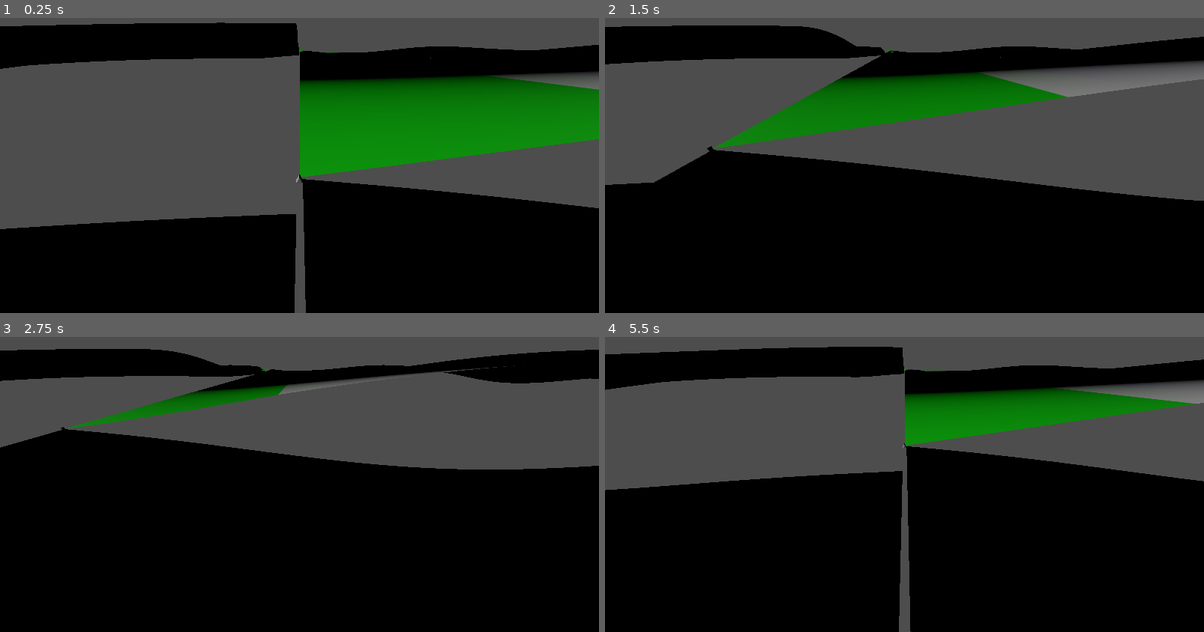
Above: before the commit, frames 1-4 (two rows, left to right).
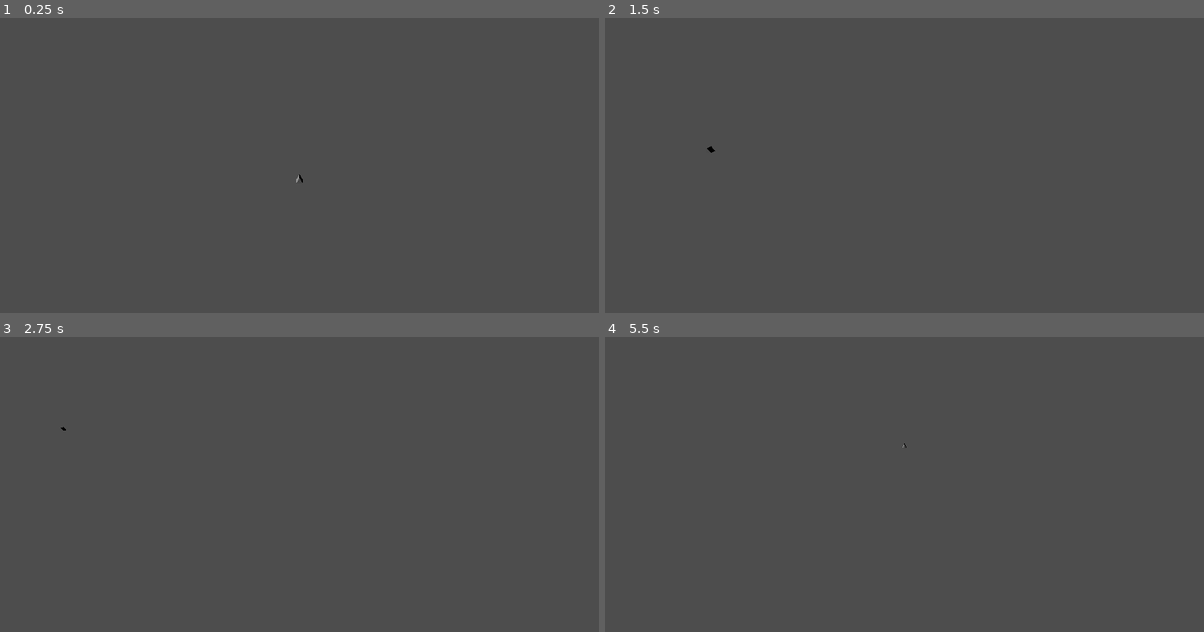
Above: after the commit, the same moments.

Repository: tommyrobot666/pod-studios-mobile-game
Game: Godot game, scene res://level.tscn
Two runs of this game, one before a commit and one after it. Both use one fixed random seed, a clock stepped at 60 frames per second and the inputs below. The project has no main scene, so this scene is started directly.
Inputs:
- Up to frame 1 (0.25 s): no input
- Up to frame 2 (1.5 s): tap Enter at 0.5 s; hold Right (ui_right) 0.53-1.28 s; hold Down (ui_down) from 1.28 s (still down)
- Up to frame 3 (2.75 s): release Down (ui_down) at 2.03 s; hold Right (ui_right) from 2.03 s (still down)
- Up to frame 4 (5.5 s): release Right (ui_right) at 2.78 s; hold Up (ui_up) 2.78-3.53 s; hold Left (ui_left) 3.53-5.03 s; hold Down (ui_down) from 5.03 s (still down)

The runs differ from the first frame. In frame 1, 60% of the frame differs, in the area x 0-100%, y 1-100%; in frame 2, 63%; in frame 3, 69%, in the area x 0-100%, y 4-100%; in frame 4, 68%.

Commit message:
made world-generatior core

Diff:
--- a/level.tscn
+++ b/level.tscn
@@ -1,7 +1,7 @@
 [gd_scene load_steps=5 format=3 uid="uid://pjmsvh0g32cc"]
 
-[ext_resource type="Script" uid="uid://cioij2ujr2dqp" path="res://world-generator/world_generation.gd" id="1_u52ul"]
-[ext_resource type="Script" uid="uid://dxbvjyt5ttin8" path="res://camera_3d.gd" id="2_vonw3"]
+[ext_resource type="Script" uid="uid://cioij2ujr2dqp" path="res://world-generator/core/world_generation.gd" id="1_u52ul"]
+[ext_resource type="Script" uid="uid://dxbvjyt5ttin8" path="res://debug/camera_3d.gd" id="2_vonw3"]
 
 [sub_resource type="FastNoiseLite" id="FastNoiseLite_vonw3"]
 noise_type = 3
--- a/world-generator/chunk_node.gd
+++ /dev/null
@@ -1,4 +0,0 @@
-extends Node
-class_name ChunkNode
-
-var pos:Vector2
--- /dev/null
+++ b/world-generator/core/chunk_generator_placement.gd
@@ -0,0 +1,9 @@
+extends RefCounted
+class_name ChunkGeneratorPlacement
+
+var position:Vector3 #position in chunk
+var variant:int #varient index
+
+func _init(position:Vector3,variant:int) -> void:
+	self.position = position
+	self.variant = variant
--- /dev/null
+++ b/world-generator/core/chunk_generators_entry.gd
@@ -0,0 +1,11 @@
+extends RefCounted
+class_name ChunkGeneratorsEntry
+
+var generator:Callable #func(seed:int,chunk_pos:Vector2i,get_mesh_height_at:Callable) -> Array[ChunkGeneratorOutput]
+var instance_scenes:Array[PackedScene] #different varients, like rotations or colors
+var feature_location:FeatureLocation #the node that the generated chunks will be childs of
+
+func _init(generator:Callable,instance_scenes:Array[PackedScene],feature_location:FeatureLocation) -> void:
+	self.generator = generator
+	self.instance_scenes = instance_scenes
+	self.feature_location = feature_location
--- /dev/null
+++ b/world-generator/core/chunk_node.gd
@@ -0,0 +1,8 @@
+extends Node3D
+class_name ChunkNode
+
+var chunk_pos:Vector2i
+
+func _process(delta: float) -> void:
+	if (get_parent() as FeatureLocation).delete_offscreen:
+		pass
--- a/world-generator/generation_location.gd
+++ b/world-generator/core/feature_location.gd
@@ -1,11 +1,7 @@
 extends Node
-class_name GenerationLocation
+class_name FeatureLocation
 
 @export var delete_offscreen = false
-
-func _process(delta: float) -> void:
-	if delete_offscreen:
-		pass
 
 func save_all_chunks():
 	pass
--- /dev/null
+++ b/world-generator/core/world_generation.gd
@@ -0,0 +1,108 @@
+extends MeshInstance3D
+class_name WorldGeneration
+#to use this class, extend it and...
+#override _get_mesh_height_at,_get_mesh_color_at
+#add entries to chunk_generators
+
+const CHUNK_SIZE = 500
+@export_group("debug")
+@export var noise = FastNoiseLite.new()
+
+var seed = 0
+var generated_chunks = []
+var chunk_generators:Array[ChunkGeneratorsEntry]
+
+func _ready() -> void:
+	pre_generate_chunks(-1,-1,1,1)
+	create_mesh(100,200)
+	material_override = preload("res://world-generator/core/new_standard_material_3d.tres")
+
+func pre_generate_chunks(x1,y1,x2,y2):
+	var pos = null
+	for x in range(x1,x2+1):
+		for y in range(y1,y2+1):
+			pos = Vector2(x,y)
+			if not generated_chunks.has(pos):
+				generate_chunk(x,y,seed)
+
+func create_chunk_node(x:int,y:int,feature_location:FeatureLocation):
+	var chunk_node = ChunkNode.new()
+	chunk_node.name = str(x)+","+str(y)
+	chunk_node.chunk_pos = Vector2i(x,y)
+	chunk_node.position = Vector3(x*CHUNK_SIZE,0,y*CHUNK_SIZE)
+	feature_location.add_child(chunk_node)
+	return chunk_node
+
+func generate_chunk(x:int,y:int,seed:int):
+	for chunk_generator in chunk_generators:
+		var chunk_node = create_chunk_node(x,y,chunk_generator.feature_location)
+		var placements:Array[ChunkGeneratorPlacement] = chunk_generator.generator.call(seed,Vector2i(x,y))
+		for placement in placements:
+			var new_instance = chunk_generator.instance_scenes[placement.variant].instantiate()
+			new_instance.position = placement.position
+			chunk_node.add_child(new_instance)
+
+	generated_chunks.append(Vector2(x,y))
+
+func create_mesh(size:int,detail:int):
+	mesh = ArrayMesh.new()
+
+	var surface_array = []
+	surface_array.resize(Mesh.ARRAY_MAX)
+	var verts = PackedVector3Array()
+	var uvs = PackedVector2Array()
+	var normals = PackedVector3Array()
+	var indices = PackedInt32Array()
+	var colors = PackedColorArray()
+
+	var segment_len:float = size as float/detail
+	for row in range(detail):
+		for column in range(detail):
+			verts.append(Vector3(segment_len*row - segment_len*row/2,0,segment_len*column - segment_len*column/2))
+			colors.append(Color.WHITE)
+			#normals.append(Vector3.UP)
+			normals.append((verts[verts.size()-1] as Vector3).normalized())
+			uvs.append(Vector2(row as float/detail,column as float/detail))
+
+			if row < detail-2:
+				var first_point = row*detail + column
+				indices.append(first_point)
+				indices.append(first_point+1)
+				indices.append(first_point+detail)
+
+				indices.append(first_point+1)
+				indices.append(first_point+detail+1)
+				indices.append(first_point+detail)
+
+	surface_array[Mesh.ARRAY_VERTEX] = verts
+	surface_array[Mesh.ARRAY_TEX_UV] = uvs
+	surface_array[Mesh.ARRAY_NORMAL] = normals
+	surface_array[Mesh.ARRAY_INDEX] = indices
+	surface_array[Mesh.ARRAY_COLOR] = colors
+	mesh.add_surface_from_arrays(Mesh.PRIMITIVE_TRIANGLES, surface_array)
+
+func move_to_camera():
+	var cam:Camera3D = get_tree().root.get_camera_3d()
+	global_position = cam.global_position
+	global_position.y = 0
+	update_mesh()
+
+func update_mesh():
+	var data_tool = MeshDataTool.new()
+	data_tool.create_from_surface(mesh,0)
+	for i in range(data_tool.get_vertex_count()):
+		var vertex:Vector3 = data_tool.get_vertex(i)
+		var pos = Vector2(position.x + vertex.x, position.y + vertex.y)
+		var chunk_pos = Vector2i(pos.floor()/CHUNK_SIZE)
+		var pos_in_chunk = Vector2(fmod(pos.x,CHUNK_SIZE),fmod(pos.y,CHUNK_SIZE))
+		vertex.y = _get_mesh_height_at(chunk_pos,pos_in_chunk)
+		data_tool.set_vertex_color(i,_get_mesh_color_at(vertex.y,chunk_pos,pos_in_chunk))
+		data_tool.set_vertex(i,vertex)
+	(mesh as ArrayMesh).clear_surfaces()
+	data_tool.commit_to_surface(mesh,0)
+
+func _get_mesh_height_at(chunk_pos:Vector2i,pos_in_chunk:Vector2) -> float:
+	return 0
+
+func _get_mesh_color_at(height:float,chunk_pos:Vector2i,pos_in_chunk:Vector2) -> Color:
+	return Color.WHITE
--- a/world-generator/mesh_chunk_node.gd
+++ b/world-generator/mesh_chunk_node.gd
@@ -3,47 +3,7 @@
 
 var pos:Vector2
 
-func create_mesh(size:int,detail:int,heights:PackedFloat32Array):
-	mesh = ArrayMesh.new()
 
-	var surface_array = []
-	surface_array.resize(Mesh.ARRAY_MAX)
-	var verts = PackedVector3Array()
-	var uvs = PackedVector2Array()
-	var normals = PackedVector3Array()
-	var indices = PackedInt32Array()
-	var colors = PackedColorArray()
-
-	var segment_len:float = size as float/detail
-	for row in range(detail):
-		for column in range(detail):
-			verts.append(Vector3(segment_len*row,heights[verts.size()],segment_len*column))
-			if heights[verts.size()-1] > 10:
-				colors.append(Color.WHITE)
-			elif heights[verts.size()-1] < -10:
-				colors.append(Color.BLUE)
-			else:
-				colors.append(Color.GREEN)
-			#normals.append(Vector3.UP)
-			normals.append((verts[verts.size()-1] as Vector3).normalized())
-			uvs.append(Vector2(row as float/detail,column as float/detail))
-
-			if row < detail-2:
-				var first_point = row*detail + column
-				indices.append(first_point)
-				indices.append(first_point+1)
-				indices.append(first_point+detail)
-
-				indices.append(first_point+1)
-				indices.append(first_point+detail+1)
-				indices.append(first_point+detail)
-
-	surface_array[Mesh.ARRAY_VERTEX] = verts
-	surface_array[Mesh.ARRAY_TEX_UV] = uvs
-	surface_array[Mesh.ARRAY_NORMAL] = normals
-	surface_array[Mesh.ARRAY_INDEX] = indices
-	surface_array[Mesh.ARRAY_COLOR] = colors
-	mesh.add_surface_from_arrays(Mesh.PRIMITIVE_TRIANGLES, surface_array)
 
 func generate_noise(size:int,scaled:float,seed,octaves,frequency,gain,noise_type:FastNoiseLite.NoiseType,fractal_type:FastNoiseLite.FractalType,celluler_return_type:FastNoiseLite.CellularReturnType=0) -> PackedFloat32Array:
 	var noise = FastNoiseLite.new()
--- a/world-generator/world_generation.gd
+++ /dev/null
@@ -1,111 +0,0 @@
-extends Node3D
-class_name WorldGeneration
-
-const CHUNK_SIZE = 500
-const CHUNK_DETAIL = 1000
-@export var PLANT_LOCATION:GenerationLocation = null
-@export var MATERIAL_LOCATION:GenerationLocation = null
-
-@export_group("debug")
-@export var noise = FastNoiseLite.new()
-@export var modulate_red = false
-@export var skip_slow_generators = false
-
-var seed = 0
-
-var generated_chunks = []
-
-func _ready() -> void:
-	pre_generate_chunks(-1,-1,1,1)
-	#pre_generate_chunks(-2,-2,2,2)
-	#pre_generate_chunks(-5,-5,5,5,true)
-
-#func _process(_delta: float) -> void:
-	#var camera_rect = Rect2(get_viewport().get_camera_2d().global_position-get_viewport_rect().size/2,get_viewport_rect().size)
-	#for pos in get_chunks_in_rect(camera_rect):
-		#if not generated_chunks.has(pos):
-			#generate_chunk(pos.x,pos.y,self.seed,true)
-
-func pre_generate_chunks(x1,y1,x2,y2,placeholders=false):
-	var pos = null
-	for x in range(x1,x2+1):
-		for y in range(y1,y2+1):
-			pos = Vector2(x,y)
-			if not generated_chunks.has(pos):
-				generate_chunk(x,y,seed,placeholders)
-
-#func get_chunks_in_rect(rect):
-	#var stack = []
-	#var chunks = []
-	#stack.append(Vector2(floor(rect.position.x/CHUNK_SIZE),floor(rect.position.y/CHUNK_SIZE)))
-	#var pos
-	#var current_pos
-	#while stack.size() > 0:
-		#current_pos = stack[0]
-		#for x in range(-1,2):
-			#for y in range(-1,2):
-				#pos = current_pos + Vector2(x,y)
-				#if not (stack.has(pos) or chunks.has(pos)):
-					#if Rect2(pos*Vector2(CHUNK_SIZE,CHUNK_SIZE),Vector2(CHUNK_SIZE,CHUNK_SIZE)).intersects(rect):
-						#stack.append(pos)
-		#chunks.append(current_pos)
-		#stack.pop_front()
-	#return chunks
-
-func create_chunk_node(x:int,y:int,feature_location):
-	var chunk_node = ChunkNode.new()
-	chunk_node.name = str(x)+","+str(y)
-	chunk_node.pos = Vector2(x,y)
-	feature_location.add_child(chunk_node)
-	return chunk_node
-
-func create_mesh_chunk_node(x:int,y:int):
-	var chunk_node = MeshChunkNode.new()
-	chunk_node.name = str(x)+","+str(y)
-	chunk_node.pos = Vector2(x,y)
-	chunk_node.position = Vector3(x*CHUNK_SIZE,0,y*CHUNK_SIZE)
-	add_child(chunk_node)
-	return chunk_node
-
-func generate_chunk(x,y,seed,placeholders):
-	var mesh_chunk_node = create_mesh_chunk_node(x,y)
-	mesh_chunk_node.create_mesh(CHUNK_SIZE,CHUNK_DETAIL,mesh_chunk_node.generate_noise(CHUNK_DETAIL,60,seed,2,0.001,0.5,FastNoiseLite.NoiseType.TYPE_PERLIN,FastNoiseLite.FractalType.FRACTAL_FBM))
-	mesh_chunk_node.material_override = preload("res://world-generator/new_standard_material_3d.tres")
-
-	generated_chunks.append(Vector2(x,y))
-
-
-#func generate_with_noise(location,scene,size,x,y,seed,density,octaves,frequency,gain,noise_type,fractal_type,celluler_return_type):
-	#var chunk_node = create_chunk_node(x,y,location)
-	#var noise = FastNoiseLite.new()
-	#noise.seed = seed
-	#noise.frequency = frequency
-	#noise.fractal_octaves = octaves
-	#noise.fractal_gain = gain
-	#noise.fractal_type = fractal_type
-	#noise.noise_type = noise_type
-	#if noise_type == FastNoiseLite.TYPE_CELLULAR:
-		#noise.cellular_return_type = celluler_return_type
-	#
-	#var pos = null
-	#var value = null
-	#for px in range(0,CHUNK_SIZE,size.x):
-		#for py in range(0,CHUNK_SIZE,size.y):
-			#pos = Vector2(px+x*CHUNK_SIZE,py+y*CHUNK_SIZE)
-			#value = noise.get_noise_2d(pos.x,pos.y)
-			#if density < 0 and (value+1) < -density:
-				#continue
-			#elif density > 0 and (value+1) > density:
-				#continue
-			#var instance = scene.instantiate()
-			#if modulate_red:
-				#instance.modulate = Color(value+1,0,0)
-			#instance.position = pos
-			#chunk_node.add_child(instance)
-#
-#
-#func gen_nav_reg(x,y):
-	#var reg = NavigationRegion2D.new()
-	#var poly = NavigationPolygon.new()
-	#poly.add_outline([Vector2(x*CHUNK_SIZE,y*CHUNK_SIZE),Vector2(x*CHUNK_SIZE+CHUNK_SIZE,y*CHUNK_SIZE),Vector2(x*CHUNK_SIZE+CHUNK_SIZE,y*CHUNK_SIZE+CHUNK_SIZE),Vector2(x*CHUNK_SIZE,y*CHUNK_SIZE+CHUNK_SIZE)])
-	#reg.navigation_polygon = poly
Renamed: camera_3d.gd -> debug/camera_3d.gd
Renamed: camera_3d.gd.uid -> debug/camera_3d.gd.uid
Not shown, added: world-generator/core/chunk_generator_placement.gd.uid
Not shown, added: world-generator/core/chunk_generators_entry.gd.uid
Renamed: world-generator/chunk_node.gd.uid -> world-generator/core/chunk_node.gd.uid
Renamed: world-generator/generation_location.gd.uid -> world-generator/core/feature_location.gd.uid
Renamed: world-generator/new_standard_material_3d.tres -> world-generator/core/new_standard_material_3d.tres
Renamed: world-generator/world_generation.gd.uid -> world-generator/core/world_generation.gd.uid
